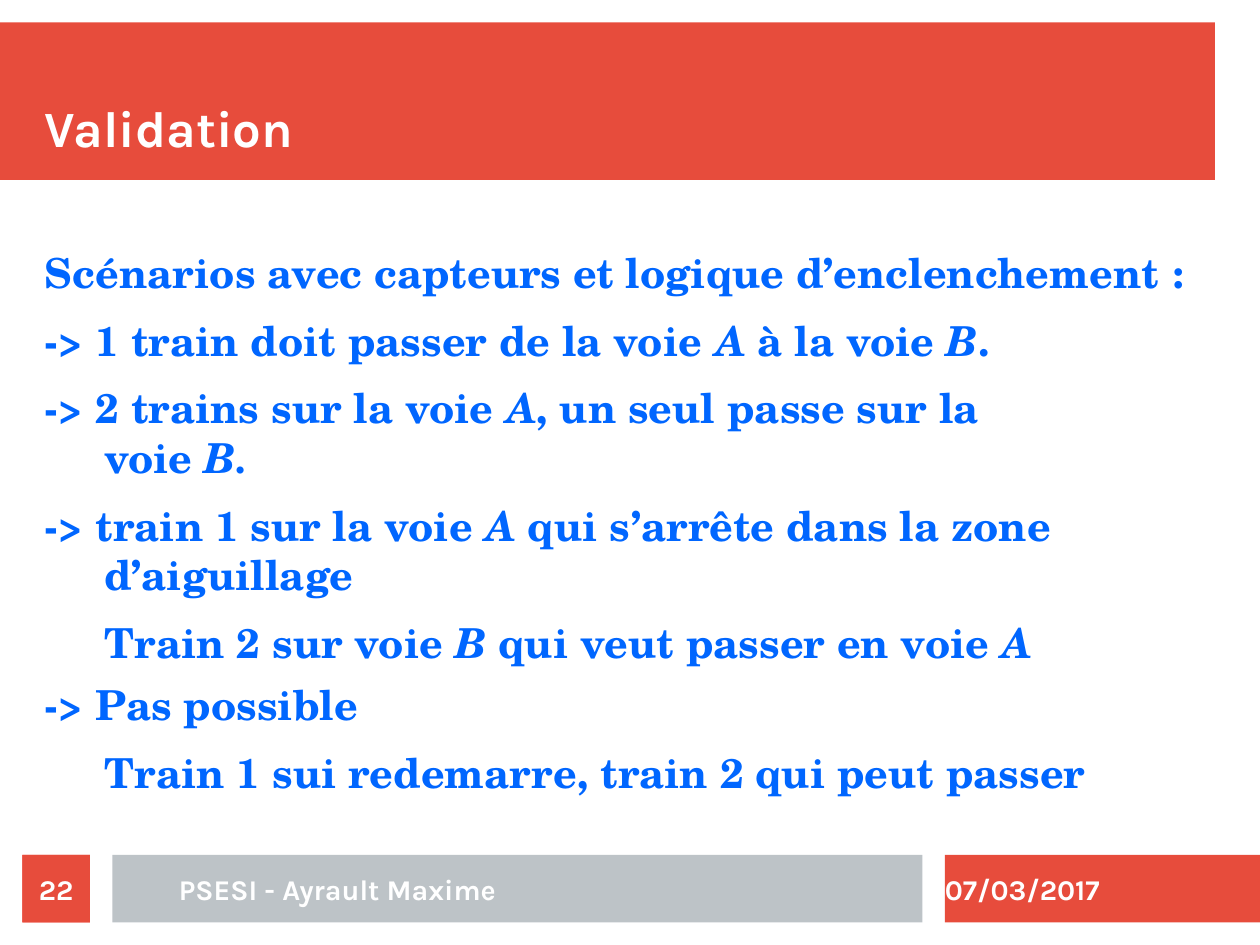
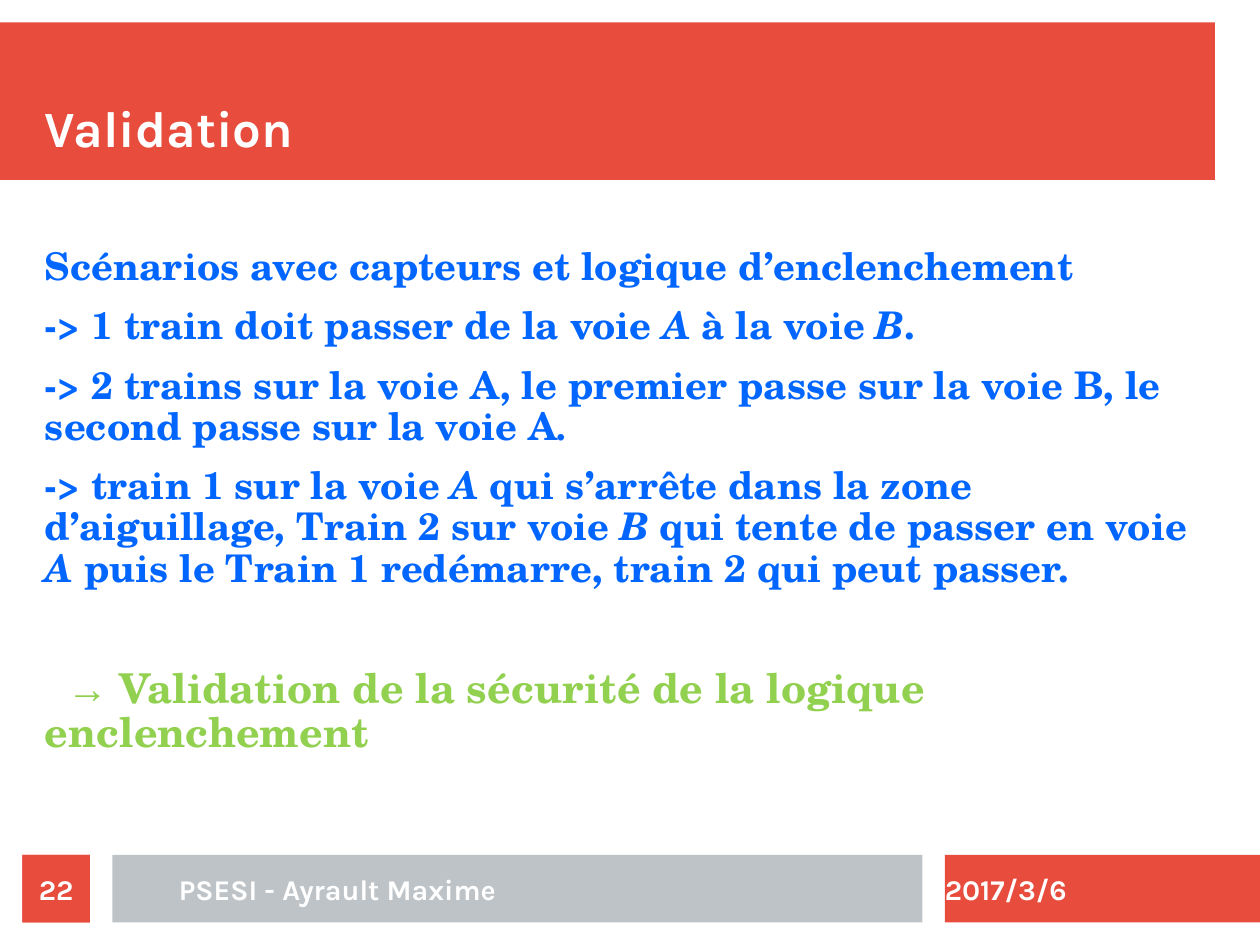
Before and after one commit to maximouth/CBI, a slide deck: slide 22 of Presentation/presentation.odp. Drawn at 1260x945 pixels with LibreOffice and Linux fonts; fonts in the diff are those of the drawing. Boxes give left, top, right and bottom in pixels: in the first picture for what was removed or moved away, otherwise in the second. Text is boxed around its words. In the diff, an @@ line names an element or a change of style, - is before the commit and + after.

```diff
--- a/Presentation/presentation.odp
+++ b/Presentation/presentation.odp
@@ text at [45,252,1074,288]: text changed; size 26 to 24.1 pt @@
-Scénarios avec capteurs et logique d’enclenchement :
+Scénarios avec capteurs et logique d’enclenchement
@@ text at [92,311,916,347]: size 26 to 24.1 pt in "-> 1 train doit passer de la ..."; line spacing 1 to 0.9 @@
@@ text at [45,371,1187,748]: text changed; size 26 to 24.1 pt @@
--> 2 trains sur la voie A, un seul passe sur la voie B.
--> train 1 sur la voie A qui s’arrête dans la zone d’aiguillage
-Train 2 sur voie B qui veut passer en voie A
-    -> Pas possible
-Train 1 sui redemarre, train 2 qui peut passer
+-> 2 trains sur la voie A, le premier passe sur la voie B, le second passe sur la voie A.
+-> train 1 sur la voie A qui s’arrête dans la zone d’aiguillage, Train 2 sur voie B qui tente de passer en voie A puis le Train 1 redémarre, train 2 qui peut passer.
+→ Validation de la sécurité de la logique enclenchement
@@ text at [945,878,1067,903]: text changed @@
-07/03/2017
+2017/3/6
```
Also in this commit, not shown: 22 other slides changed.
